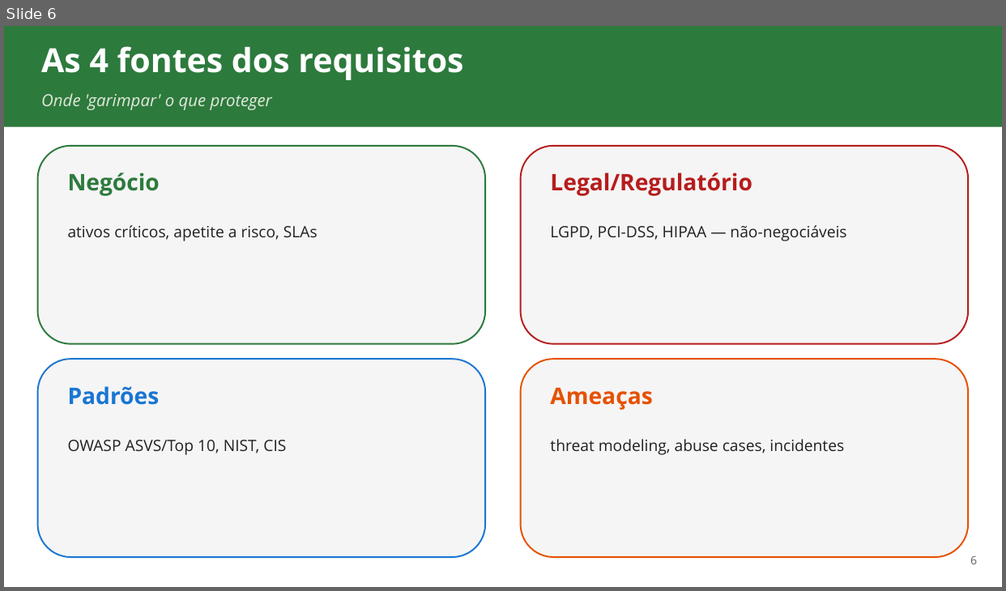
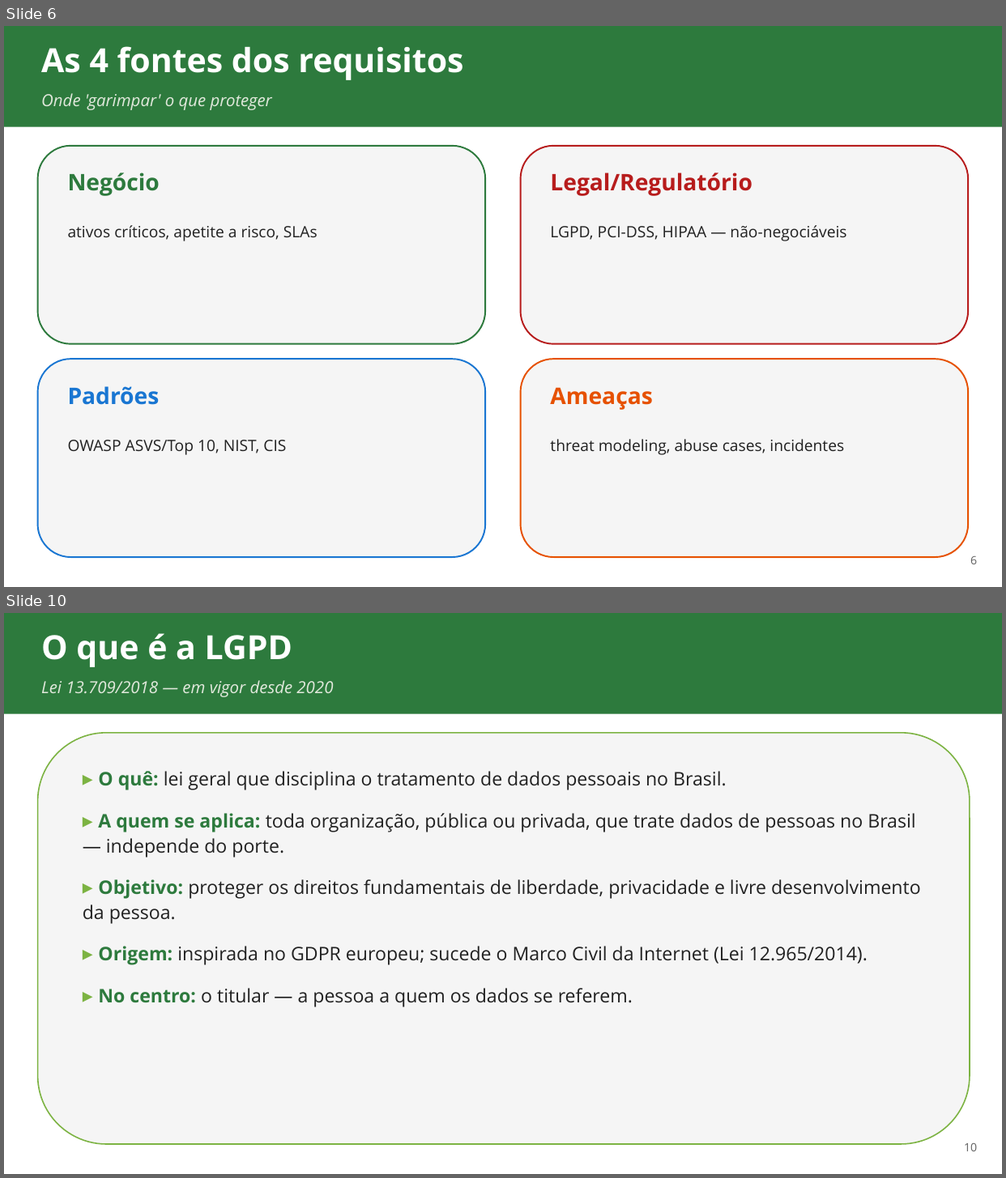
Before and after one commit to ads-sapucaia-ssc/SSC, a slide deck: aulas/aula-02-requisitos-e-lgpd.pptx. Shown one above the other, each under a label of ours: slide 6 before the commit, slides 6 and 10 after it; the slides between them are not shown. The pictures are 1006x591 and 1006x1178 pixels, drawn with LibreOffice and Linux fonts; fonts in the diff are those of the drawing. Boxes give left, top, right and bottom in pixels: in the first picture for what was removed or moved away, otherwise in the second. Text is boxed around its words. In the diff, an @@ line names an element or a change of style, - is before the commit and + after.

```diff
--- a/aulas/aula-02-requisitos-e-lgpd.pptx
+++ b/aulas/aula-02-requisitos-e-lgpd.pptx
@@ slide 10 added at (x1=4, y1=613, x2=1002, y2=1174), background #FFFFFF @@
@@ rectangle added at (x1=4, y1=613, x2=1002, y2=714), fill #2D7A3D @@
@@ text added at (x1=41, y1=633, x2=292, y2=667), 32 pt, text #FFFFFF, bold @@
+O que é a LGPD
@@ text added at (x1=41, y1=680, x2=333, y2=697), 16 pt, text #E0E8DB, italic @@
+Lei 13.709/2018 — em vigor desde 2020
@@ rounded rectangle added at (x1=38, y1=733, x2=970, y2=1144), fill #F5F5F5, outline #7CB342 1.25 pt @@
@@ text added at (x1=83, y1=771, x2=921, y2=1007), 18 pt, text #212121 @@
+▸ O quê: lei geral que disciplina o tratamento de dados pessoais no Brasil.
+▸ A quem se aplica: toda organização, pública ou privada, que trate dados de pessoas no Brasil — independe do porte.
+▸ Objetivo: proteger os direitos fundamentais de liberdade, privacidade e livre desenvolvimento da pessoa.
+▸ Origem: inspirada no GDPR europeu; sucede o Marco Civil da Internet (Lei 12.965/2014).
+▸ No centro: o titular — a pessoa a quem os dados se referem.
@@ text added at (x1=964, y1=1144, x2=977, y2=1152), 11 pt, text #616161 @@
+10
```
Also in this commit, not shown: 4 slides changed, 9 other slides added, 12 other files.
